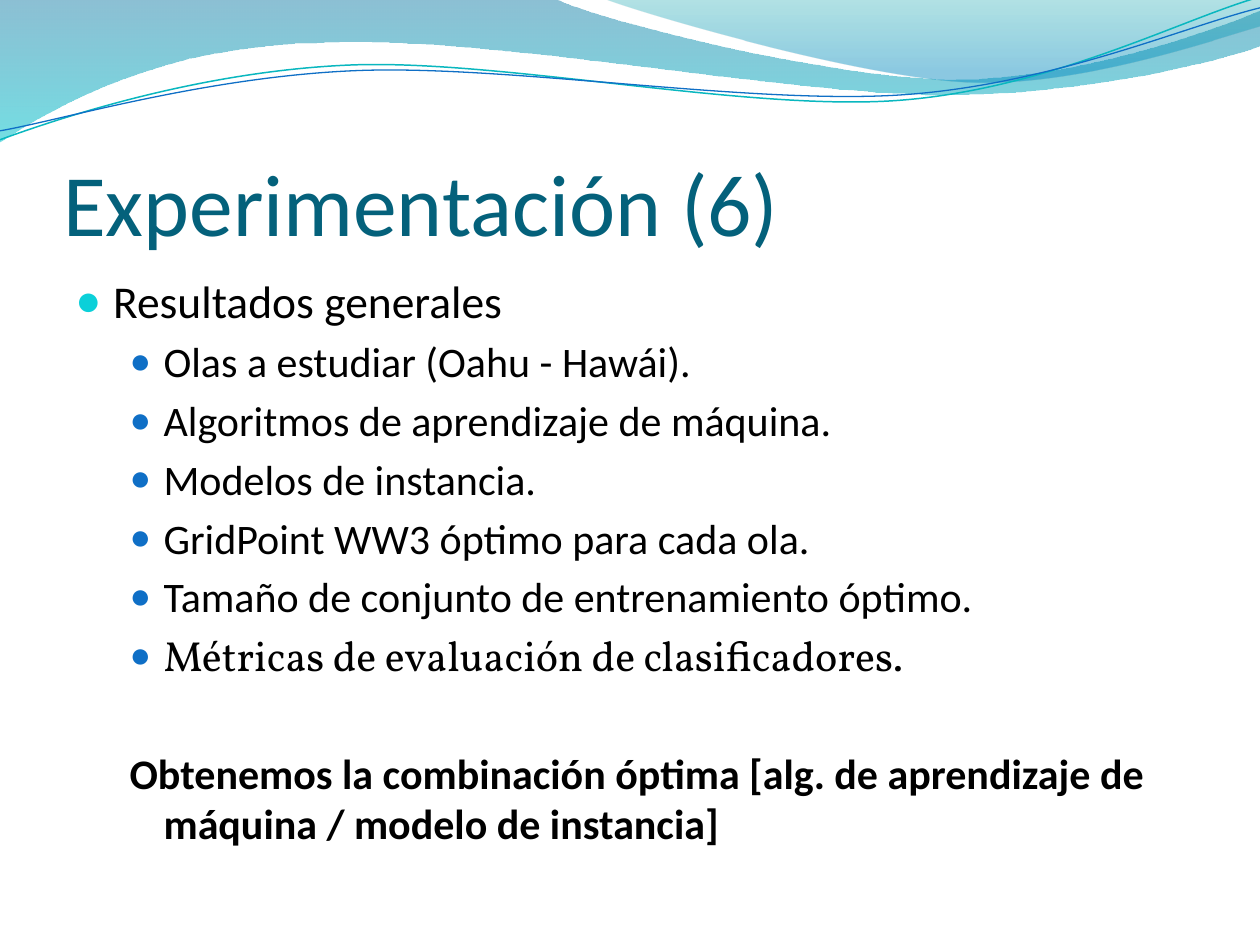
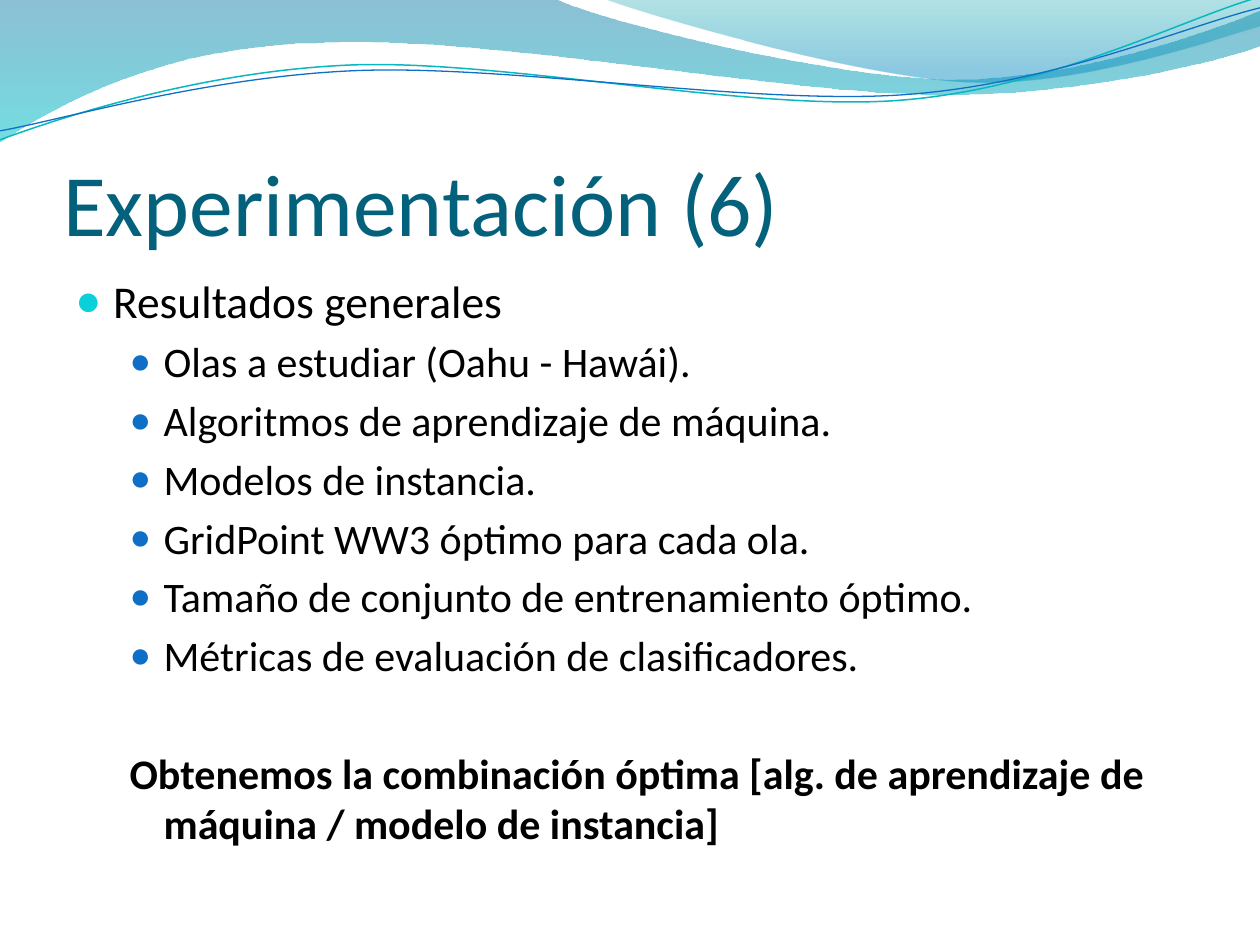
Before and after one commit to jaffadog/neuralito, a slide deck: slide 7 of neuralito/ArfGen/docs/Entregas/Informe Final/presentacion/maxi2.pptx. Drawn at 1260x945 pixels with LibreOffice and Linux fonts; fonts in the diff are those of the drawing; background and template pictures are left out. Boxes give left, top, right and bottom in pixels: in the first picture for what was removed or moved away, otherwise in the second. Text is boxed around its words. In the diff, an @@ line names an element or a change of style, - is before the commit and + after.

```diff
--- a/neuralito/ArfGen/docs/Entregas/Informe Final/presentacion/maxi2.pptx
+++ b/neuralito/ArfGen/docs/Entregas/Informe Final/presentacion/maxi2.pptx
@@ text at (x1=164, y1=641, x2=858, y2=672): font Vollkorn to Calibri in "Métricas de evaluación de clasificadores." @@
```
Also in this commit, not shown: 3 other slides changed.
